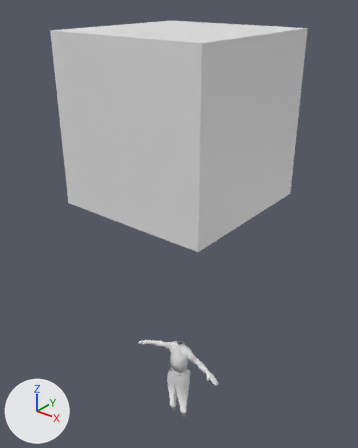
Renders of the Blender file cannon/source_assets/concepts/blaise.blend from each side of a commit.
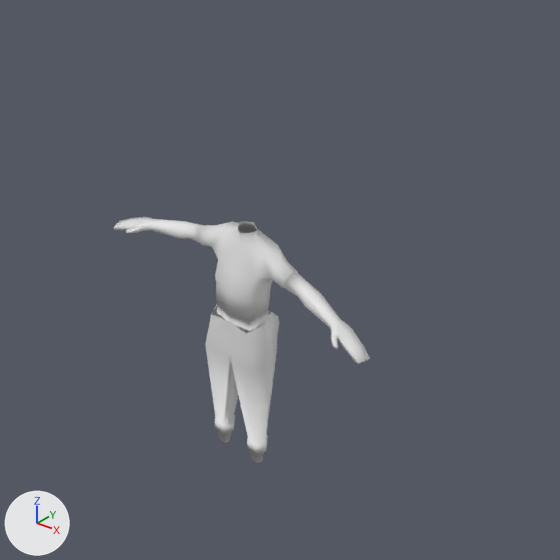
Each version appears first whole from a camera (50 mm lens) standing at (3.61, -4.56, 6.44) and looking at (-0.14, 0.13, 3.53), and next in a close-up on the part from 29% to 78% of the width and 61% to 100% of the height. Every picture has the same lights, and +X, +Y and +Z are marked at lower left. The first two pictures are the older version.
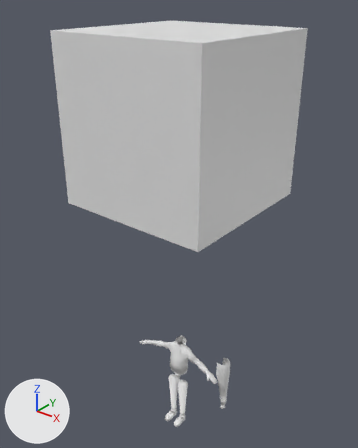
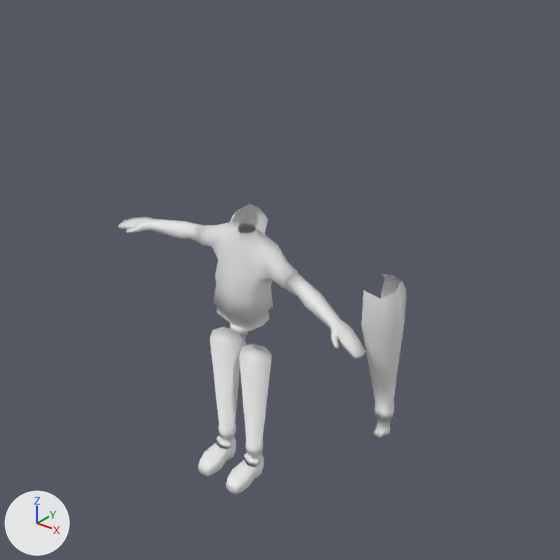
Boxes (x1, y1, x2, y2) around the edits, measured in the close-ups (560 x 560 px; the box of a moved part takes in the faces that stretch with it):
'Cylinder', reshaped (12% wider, 18% taller)
    before: (114, 217, 370, 463)
    after: (118, 204, 406, 494)
part 1 of me_cylinder_001, rebuilt
    before: (205, 305, 280, 463)
    after: (210, 327, 272, 466)
part 2 of me_cylinder_001, added
    after: (198, 435, 264, 494)
part 3 of me_cylinder_001, added
    after: (230, 204, 406, 438)
part 4 of me_cylinder_001, moved or reshaped
    before: (216, 284, 271, 319)
    after: (213, 284, 273, 322)
part 5 of me_cylinder_001, moved or reshaped
    before: (114, 217, 370, 365)
    after: (118, 217, 366, 359)

What changed in the scene script:
```text
Change me_cylinder_001:
    used by ob_cylinder; location = (0.0, 0.0, 0.0)
    verts and faces of me_cylinder_001; kept vertices keep their numbers, new ones are numbered from 189
    before: 20 (0.117, -0.005, 1.282) at pixel (268, 306), 21 (0.119, -0.063, 1.282) at pixel (261, 313), 22 (0.097, -0.132, 1.282) at pixel (248, 319), 23 (0.0, -0.159, 1.282) at pixel (228, 313), 24 (0.0, 0.021, 1.282)
    remove me_cylinder_001.from_pydata(...)  # 189 vertices, 167 faces; spans x 0.0..0.748, y -0.183..0.075, z 0.345..1.703
    add me_cylinder_001.from_pydata(...)  # 388 vertices, 356 faces; spans x 0.0..0.721, y -0.264..0.622, z 0.275..1.703
    me_cylinder_001 part 1: the loose piece of 60 vertices spanning x 0.0..0.183, y -0.165..0.075, z 0.345..1.223 is rebuilt with 72 vertices and now spans x 0.006..0.176, y -0.143..0.0, z 0.31..1.016
    me_cylinder_001 part 2: a new loose piece of 104 vertices spanning x 0.037..0.141, y -0.264..-0.02, z 0.275..0.372
    me_cylinder_001 part 3: a new loose piece of 84 vertices spanning x 0.363..0.546, y 0.405..0.622, z 0.322..1.223
    me_cylinder_001 part 4
    add verts[20] = (0.13, 0.009, 1.282)  # moved, pixel (272, 306)
    add verts[21] = (0.132, -0.062, 1.282)  # moved, pixel (263, 314)
    add verts[22] = (0.105, -0.147, 1.282)  # moved, pixel (248, 322)
    add verts[23] = (0.0, -0.179, 1.282)  # moved, pixel (226, 315)
    add verts[24] = (0.0, 0.041, 1.282)  # moved
    me_cylinder_001 part 5
    5 vertices in x 0.592..0.632, y -0.183..-0.168, z 1.446..1.473 move by (0.0, 0.003, -0.001)
    15 vertices move from x 0.613..0.748, y -0.183..-0.069, z 1.389..1.466 to x 0.614..0.721, y -0.18..-0.064, z 1.402..1.465
    other edits to the shape of me_cylinder_001 do not show in these pictures
```
